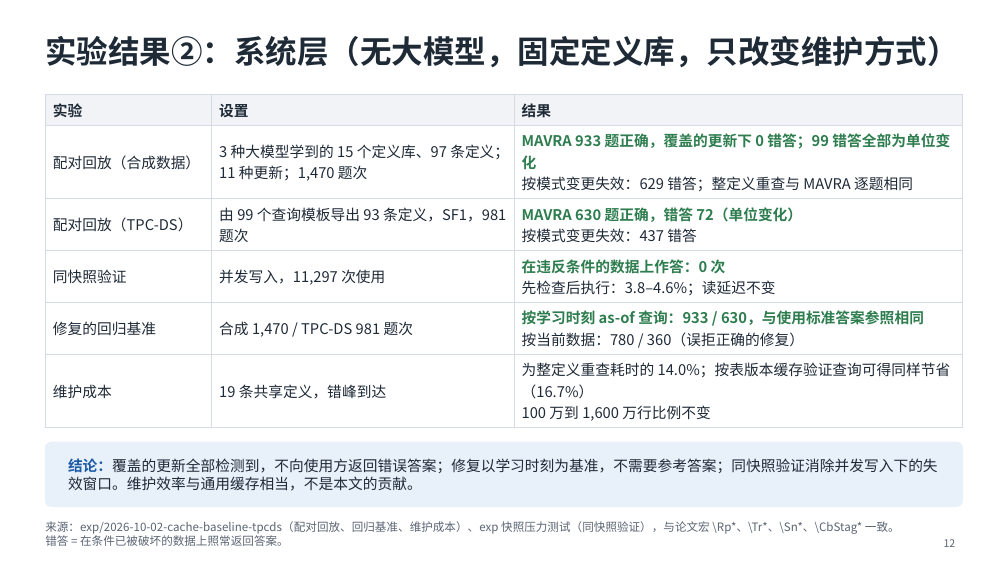
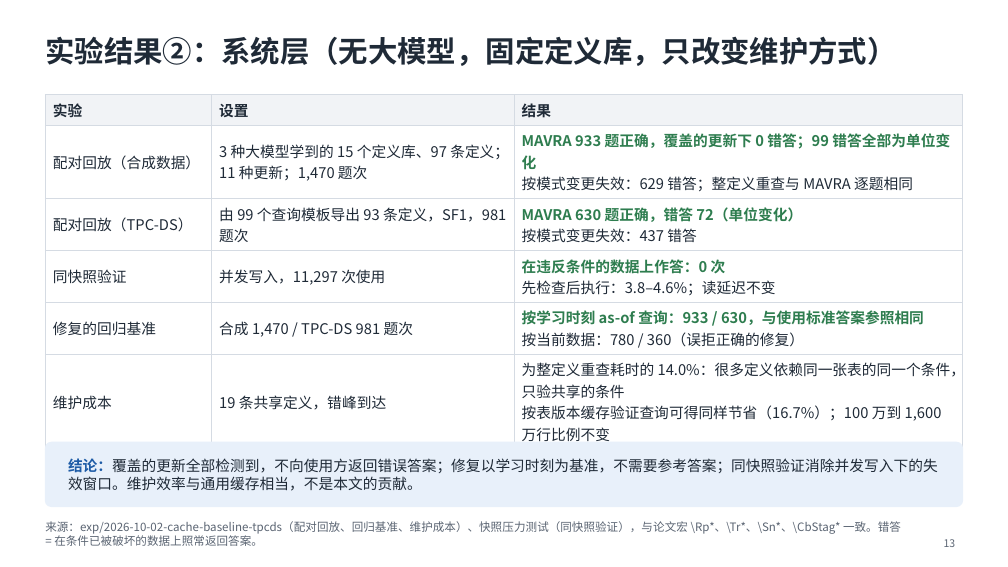
Before and after one commit to mmmttt000045/agent4db-adapter, a slide deck: slide 13 of docs/mavra-system.pptx (slide 12 before the commit). Drawn at 1008x567 pixels with LibreOffice and Linux fonts; fonts in the diff are those of the drawing. Boxes give left, top, right and bottom in pixels: in the first picture for what was removed or moved away, otherwise in the second. Text is boxed around its words. In the diff, an @@ line names an element or a change of style, - is before the commit and + after.

```diff
--- a/docs/mavra-system.pptx
+++ b/docs/mavra-system.pptx
@@ title "实验结果②：系统层（无大模型，固定定义库，只改变维护方式）" at [45,36,896,66]: size 30 to 28 pt @@
@@ table at [45,95,963,445] @@
-row 6, column 3: 为整定义重查耗时的 14.0%；按表版本缓存验证查询可得同样节省（16.7%） / 100 万到 1,600 万行比例不变
+row 6, column 3: 为整定义重查耗时的 14.0%：很多定义依赖同一张表的同一个条件，只验共享的条件 / 按表版本缓存验证查询可得同样节省（16.7%）；100 万到 1,600 万行比例不变
@@ text at [45,521,901,546]: text changed @@
-来源：exp/2026-10-02-cache-baseline-tpcds（配对回放、回归基准、维护成本）、exp 快照压力测试（同快照验证），与论文宏 \Rp*、\Tr*、\Sn*、\CbStag* 一致。错答 = 在条件已被破坏的数据上照常返回答案。
+来源：exp/2026-10-02-cache-baseline-tpcds（配对回放、回归基准、维护成本）、快照压力测试（同快照验证），与论文宏 \Rp*、\Tr*、\Sn*、\CbStag* 一致。错答 = 在条件已被破坏的数据上照常返回答案。
```
Also in this commit, not shown: 6 other slides changed, 7 slides added, 5 slides removed, 2 other files.
